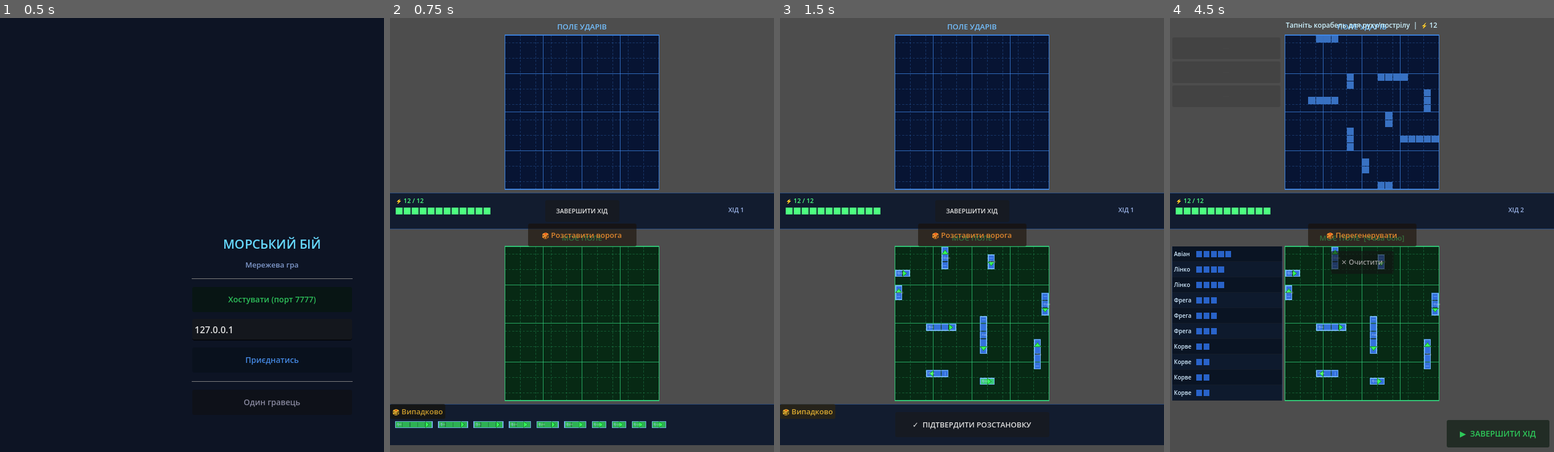
Above: before the commit, frames 1-4 (left to right).
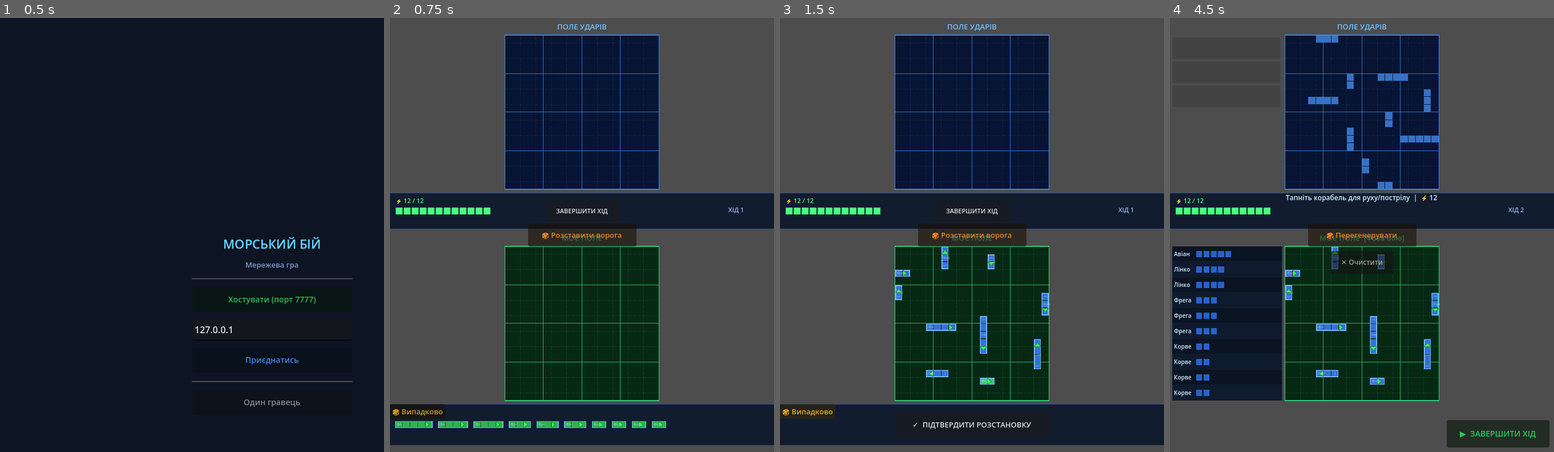
Above: after the commit, the same moments.

Repository: MaanAndrii/sea-battle
Game: Godot game, scene res://LobbyScene.tscn
The game is run twice, just before and just after one commit, with the same random seed, the same clock (stepped at 60 frames per second) and the same inputs.
Inputs:
- Up to frame 1 (0.5 s): no input
- Up to frame 2 (0.75 s): click "Один гравець" at 0.5 s
- Up to frame 3 (1.5 s): click "🎲 Випадково" at 1.25 s
- Up to frame 4 (4.5 s): click "🎲 Розставити ворога" at 2 s; click "🎲 Перегенерувати" at 2.75 s; click "ЗАВЕРШИТИ ХІД" at 3.5 s; click "✓ ПІДТВЕРДИТИ РОЗСТАНОВКУ" at 4.25 s

Frame 1 is identical in both runs. In frame 2, 0.8% of the frame differs, in the area x 30-70%, y 4-88%; in frame 3, 0.8%; in frame 4, 1.2%, in the area x 30-70%, y 0-88%.

Commit message:
Refine minor grid lines to true 1x1 dashed lattice

Diff:
--- /dev/null
+++ b/Scripts/CellState.gd
@@ -0,0 +1,17 @@
+## CellState.gd
+## Shared visual/grid cell-state values used across gameplay scripts.
+extends RefCounted
+
+const GRID_EMPTY := 0
+const GRID_SHIP := 1
+const GRID_BLOCKED := 2
+const GRID_WRECKAGE := 3
+
+const MISS := 5
+const HIT := 6
+const PLANNED_SHOT := 7
+const OLD_HIT := 8
+const NOSE_MARK := 9
+const WRECK := 10
+const WRECK_ZONE := 11
+const BOMB := 12
--- a/Scripts/CombatManager.gd
+++ b/Scripts/CombatManager.gd
@@ -41,6 +41,7 @@
 
 const C_COMMIT = Color(0.2, 0.9, 0.4, 1.0)
 const C_UNDO   = Color(0.6, 0.6, 0.6, 0.9)
+const CellState = preload("res://Scripts/CellState.gd")
 
 # ─────────────────────────────────────────
 #  Ініціалізація
@@ -73,10 +74,11 @@
 
 func _build_ui() -> void:
 	var vp = get_viewport().get_visible_rect().size
+	var hud_top = upper_grid.global_position.y + upper_grid.cell_size * 20.0 + 6.0
 
 	# Статус угорі
 	_status_lbl = Label.new()
-	_status_lbl.position = Vector2(8, 4)
+	_status_lbl.position = Vector2(8, hud_top)
 	_status_lbl.size     = Vector2(vp.x - 16, 22)
 	_status_lbl.add_theme_font_size_override("font_size", 12)
 	_status_lbl.add_theme_color_override("font_color", Color(0.8, 0.95, 1.0))
@@ -85,7 +87,7 @@
 
 	# Інфо про вибраний корабель
 	_info_lbl = Label.new()
-	_info_lbl.position = Vector2(8, vp.y - 100)
+	_info_lbl.position = Vector2(8, hud_top + 20.0)
 	_info_lbl.size     = Vector2(vp.x - 16, 22)
 	_info_lbl.add_theme_font_size_override("font_size", 12)
 	_info_lbl.add_theme_color_override("font_color", Color(1.0, 0.9, 0.5))
@@ -158,9 +160,13 @@
 func _select(ship: Node2D) -> void:
 	# Знімаємо попередній вибір
 	if selected_ship and selected_ship != ship:
+		selected_ship.set("is_selected", false)
+		selected_ship.queue_redraw()
 		ship_mover.call("_deselect")
 
 	selected_ship = ship
+	selected_ship.set("is_selected", true)
+	selected_ship.queue_redraw()
 	shots_left    = turn_manager.shots_for_size(ship.size) - _shots_used(ship)
 
 	# Активуємо ShipMover для руху
@@ -172,6 +178,9 @@
 		drone_manager.set_carrier_ui_visible(true)
 
 func _deselect() -> void:
+	if selected_ship:
+		selected_ship.set("is_selected", false)
+		selected_ship.queue_redraw()
 	selected_ship = null
 	shots_left    = 0
 	ship_mover.call("_deselect")
@@ -193,7 +202,7 @@
 	var cv    = Vector2i(coord.x, coord.y)
 	# Блокуємо стрільбу по уламках
 	var cell_st = upper_grid.cell_state[coord.y][coord.x]
-	if cell_st == 10 or cell_st == 11:
+	if cell_st == CellState.WRECK or cell_st == CellState.WRECK_ZONE:
 		_set_status("⚠ Ця клітинка зайнята уламками!")
 		return
 	if cv in shots:
@@ -211,7 +220,7 @@
 	shots.append(cv)
 	shots_left -= 1
 	# Маркер на верхньому полі
-	upper_grid.set_cell(coord, 7)
+	upper_grid.set_cell(coord, CellState.PLANNED_SHOT)
 	# Мітка на носі корабля
 	selected_ship.set("shoot_marked", true)
 	selected_ship.queue_redraw()
@@ -306,7 +315,7 @@
 func _resolve_shot(coord: Vector2i):
 	# Не стріляємо по уламках (захист від переписування стану 10/11)
 	var existing = upper_grid.cell_state[coord.y][coord.x]
-	if existing == 10 or existing == 11:
+	if existing == CellState.WRECK or existing == CellState.WRECK_ZONE:
 		await get_tree().create_timer(0.1).timeout
 		return
 	var is_hit = false
@@ -319,8 +328,8 @@
 	# mark_hit може виставити state 10 (уламки) якщо корабель потоплено —
 	# не перекриваємо його маркером влучання/промаху
 	var post = upper_grid.cell_state[coord.y][coord.x]
-	if post != 10 and post != 11:
-		upper_grid.set_cell(coord, 6 if is_hit else 5)
+	if post != CellState.WRECK and post != CellState.WRECK_ZONE:
+		upper_grid.set_cell(coord, CellState.HIT if is_hit else CellState.MISS)
 	await get_tree().create_timer(0.1).timeout
 
 # ── Управління маркерами ──────────────────────────────────────
@@ -330,24 +339,24 @@
 	for y in range(20):
 		for x in range(20):
 			match upper_grid.cell_state[y][x]:
-				8: upper_grid.set_cell(Vector2i(x, y), 0)   # старе потьмяніле → зникає
-				6: upper_grid.set_cell(Vector2i(x, y), 8)   # влучання → потьмяніти
-				9: upper_grid.set_cell(Vector2i(x, y), 0)   # ніс минулого ходу → зникає
-				5: upper_grid.set_cell(Vector2i(x, y), 0)   # промах минулого ходу → зникає
+				CellState.OLD_HIT: upper_grid.set_cell(Vector2i(x, y), CellState.GRID_EMPTY)   # старе потьмяніле → зникає
+				CellState.HIT: upper_grid.set_cell(Vector2i(x, y), CellState.OLD_HIT)   # влучання → потьмяніти
+				CellState.NOSE_MARK: upper_grid.set_cell(Vector2i(x, y), CellState.GRID_EMPTY)   # ніс минулого ходу → зникає
+				CellState.MISS: upper_grid.set_cell(Vector2i(x, y), CellState.GRID_EMPTY)   # промах минулого ходу → зникає
 	# Нижнє поле: промахи та маркери влучань ворога старіють
 	for y in range(20):
 		for x in range(20):
 			match lower_grid.cell_state[y][x]:
-				5: lower_grid.set_cell(Vector2i(x, y), 0)   # промах → зникає
-				8: lower_grid.set_cell(Vector2i(x, y), 0)   # потьмяніле влучання → зникає
-				6: lower_grid.set_cell(Vector2i(x, y), 8)   # влучання → потьмяніти
+				CellState.MISS: lower_grid.set_cell(Vector2i(x, y), CellState.GRID_EMPTY)   # промах → зникає
+				CellState.OLD_HIT: lower_grid.set_cell(Vector2i(x, y), CellState.GRID_EMPTY)   # потьмяніле влучання → зникає
+				CellState.HIT: lower_grid.set_cell(Vector2i(x, y), CellState.OLD_HIT)   # влучання → потьмяніти
 				# Стани 10, 11 (уламки) — ніколи не стираємо
 
 func _clear_misses() -> void:
 	for y in range(20):
 		for x in range(20):
-			if upper_grid.cell_state[y][x] == 5:
-				upper_grid.set_cell(Vector2i(x, y), 0)
+			if upper_grid.cell_state[y][x] == CellState.MISS:
+				upper_grid.set_cell(Vector2i(x, y), CellState.GRID_EMPTY)
 
 # ─────────────────────────────────────────
 #  UI оновлення
--- a/Scripts/DroneManager.gd
+++ b/Scripts/DroneManager.gd
@@ -41,6 +41,7 @@
 
 var launch_pending:   bool = false
 var _carrier_ui_on:   bool = false
+var _actions_enabled: bool = true
 
 var _ui_layer:    CanvasLayer  = null
 
@@ -128,9 +129,18 @@
 	if not v and not selected_drone:
 		_hide_drone_controls()
 
+func set_actions_enabled(v: bool) -> void:
+	_actions_enabled = v
+	if not v:
+		launch_pending = false
+		_deselect_drone()
+	_refresh_drone_panel()
+
 ## Called from CombatManager.handle_input for upper-grid clicks.
 ## Returns true if click was consumed (don't treat as shot).
 func handle_upper_click(coord: Vector2i) -> bool:
+	if not _actions_enabled:
+		return false
 	if launch_pending:
 		launch_pending = false
 		_do_launch(coord)
@@ -230,6 +240,7 @@
 # ── Launch & lifecycle ────────────────────────────────────────
 
 func _on_begin_launch() -> void:
+	if not _actions_enabled: return
 	launch_pending = true
 	_deselect_drone()
 	_drone_launch_btn.text    = "🚁 Клікніть на карті"
@@ -266,15 +277,18 @@
 
 func _select_drone(drone) -> void:
 	selected_drone = drone
+	_refresh_selected_drone_highlight()
 	_refresh_drone_controls()
 	_refresh_drone_panel()
 
 func _deselect_drone() -> void:
 	selected_drone = null
+	_refresh_selected_drone_highlight()
 	_hide_drone_controls()
 	_refresh_drone_panel()
 
 func _on_drone_slot_pressed(slot_idx: int) -> void:
+	if not _actions_enabled: return
 	if slot_idx >= _drones.size(): return
 	var drone = _drones[slot_idx]
 	if selected_drone == drone:
@@ -285,6 +299,7 @@
 # ── Movement ──────────────────────────────────────────────────
 
 func _move_selected(dir: Vector2i) -> void:
+	if not _actions_enabled: return
 	if not selected_drone: return
 	var new_pos = selected_drone.pos + dir
 	if not upper_grid.is_valid(new_pos): return
@@ -293,12 +308,14 @@
 	_clear_drone_cell(selected_drone.pos)
 	selected_drone.pos = new_pos
 	upper_grid.set_cell(new_pos, 4)
+	_refresh_selected_drone_highlight()
 	_reveal_area(selected_drone)
 	_refresh_drone_controls()
 
 # ── Bomb ──────────────────────────────────────────────────────
 
 func _on_drop_bomb() -> void:
+	if not _actions_enabled: return
 	if not selected_drone or selected_drone.bombs_left <= 0: return
 	var pos = selected_drone.pos
 	if pos in _own_bombs: return
@@ -397,6 +414,8 @@
 			btn.modulate = C_NO
 
 	var can = _carrier_ui_on and can_launch()
+	if not _actions_enabled:
+		can = false
 	_drone_launch_btn.visible = can
 	if can and not launch_pending:
 		_drone_launch_btn.text    = "🚁 Пустити (%d)" % (MAX_DRONES - _drones_launched)
@@ -436,6 +455,7 @@
 	_bomb_btn.position = _col_pos(cy)
 
 func _refresh_ui_after_age() -> void:
+	_refresh_selected_drone_highlight()
 	if selected_drone:
 		_refresh_drone_controls()
 
@@ -443,6 +463,13 @@
 	for btn in _move_btns: btn.visible = false
 	_bomb_btn.visible = false
 	_info_lbl.visible = false
+
+func _refresh_selected_drone_highlight() -> void:
+	if selected_drone:
+		upper_grid.set_highlight([selected_drone.pos])
+	else:
+		var empty: Array[Vector2i] = []
+		upper_grid.set_highlight(empty)
 
 # ── Positioning ───────────────────────────────────────────────
 
--- a/Scripts/EnemyAI.gd
+++ b/Scripts/EnemyAI.gd
@@ -6,6 +6,7 @@
 extends Node
 
 const ENERGY_PER_TURN = 12
+const CellState = preload("res://Scripts/CellState.gd")
 
 var lower_grid:   Node2D = null   # поле гравця
 var player_model          = null   # GridModel гравця
@@ -25,23 +26,13 @@
 # ── Виконати хід ворога ─────────────────────────────────────
 
 func execute_turn() -> void:
-	print("[EnemyAI] execute_turn: player_model=", player_model != null)
-	if player_model:
-		var count = 0
-		for y in range(20):
-			for x in range(20):
-				if player_model.grid[y][x] == 1: count += 1
-		print("[EnemyAI] клітинок кораблів: ", count)
 	var energy = ENERGY_PER_TURN
-	var shots_this_turn: Array[Vector2i] = []
-
 	while energy > 0:
 		var coord = _pick_target()
 		if coord == Vector2i(-1, -1):
 			break  # всі клітинки вже обстріляні
 
 		shot_history.append(coord)
-		shots_this_turn.append(coord)
 		energy -= 1
 
 		await get_tree().create_timer(0.12).timeout
@@ -59,15 +50,15 @@
 	return Vector2i(-1, -1)
 
 func _resolve(coord: Vector2i) -> void:
-	if player_model.grid[coord.y][coord.x] == 1:
-		player_model.grid[coord.y][coord.x] = 0
+	if player_model.grid[coord.y][coord.x] == CellState.GRID_SHIP:
+		player_model.grid[coord.y][coord.x] = CellState.GRID_EMPTY
 		player_model._rebuild_forbidden()
-		lower_grid.set_cell(coord, 6)
+		lower_grid.set_cell(coord, CellState.HIT)
 		_on_hit(coord)
 	else:
 		var existing = lower_grid.cell_state[coord.y][coord.x]
-		if existing != 10 and existing != 11:
-			lower_grid.set_cell(coord, 5)
+		if existing != CellState.WRECK and existing != CellState.WRECK_ZONE:
+			lower_grid.set_cell(coord, CellState.MISS)
 
 func _on_hit(coord: Vector2i) -> void:
 	for ship in all_ships:
@@ -100,7 +91,7 @@
 		ship_cells.append(Vector2i(c.x, c.y))
 
 	for cv in ship_cells:
-		lower_grid.set_cell(cv, 10)
+		lower_grid.set_cell(cv, CellState.WRECK)
 
 	var adj_cells: Array[Vector2i] = []
 	for cv in ship_cells:
@@ -109,8 +100,8 @@
 				if dx == 0 and dy == 0: continue
 				var nb = Vector2i(cv.x + dx, cv.y + dy)
 				if lower_grid.is_valid(nb) and not ship_cells.has(nb) and not adj_cells.has(nb):
-					if lower_grid.cell_state[nb.y][nb.x] != 10:
-						lower_grid.set_cell(nb, 11)
+					if lower_grid.cell_state[nb.y][nb.x] != CellState.WRECK:
+						lower_grid.set_cell(nb, CellState.WRECK_ZONE)
 					adj_cells.append(nb)
 
 	if player_model:
--- a/Scripts/GameScene_v2.gd
+++ b/Scripts/GameScene_v2.gd
@@ -206,6 +206,7 @@
 			carrier_net, network_opponent, grid_model)
 		combat_manager.set("drone_manager", drone_manager_net)
 		network_opponent.set("drone_manager", drone_manager_net)
+		drone_manager_net.call("set_actions_enabled", _my_turn)
 
 		var hud_btn = hud.get("_end_btn")
 		if hud_btn:
@@ -260,6 +261,7 @@
 		drone_manager_sp.call("setup", upper_grid, lower_grid, turn_manager,
 			carrier_sp, enemy_setup, grid_model)
 		combat_manager.set("drone_manager", drone_manager_sp)
+		drone_manager_sp.call("set_actions_enabled", true)
 
 		# EnemyAI — постріли ворога
 		enemy_ai = Node.new()
@@ -342,10 +344,15 @@
 		network_manager.send_turn(_pending_shots, cm_ships, cm_noses, cm_drone_data)
 		_pending_shots.clear()
 		_my_turn = false
+		var dm = combat_manager.get("drone_manager")
+		if dm:
+			dm.call("set_actions_enabled", false)
 		lower_label.text = "МОЄ ПОЛЕ  [Хід суперника...]"
 		# Чекаємо поки суперник надішле свій хід
 		await network_opponent.opponent_turn_applied
 		_my_turn = true
+		if dm:
+			dm.call("set_actions_enabled", true)
 		lower_label.text = "МОЄ ПОЛЕ  [Фаза бою]"
 		combat_manager.call("resume")
 	else:
--- a/Scripts/GridModel.gd
+++ b/Scripts/GridModel.gd
@@ -6,20 +6,21 @@
 extends RefCounted
 
 const SIZE = 20
+enum CellState { EMPTY, SHIP, BLOCKED, WRECKAGE }
 var grid: Array = []
 
 func _init() -> void:
 	grid = []
 	for y in range(SIZE):
 		var row = []
-		for x in range(SIZE): row.append(0)
+		for x in range(SIZE): row.append(CellState.EMPTY)
 		grid.append(row)
 
 func add_wreckage(cells: Array) -> void:
 	for c in cells:
 		var v = Vector2i(int(c.x), int(c.y))
 		if _in_bounds(v):
-			grid[v.y][v.x] = 3
+			grid[v.y][v.x] = CellState.WRECKAGE
 
 # ── Утиліта: всі клітинки від носа ─────────────────────────
 ## step=0(→): хвіст ліворуч  step=1(↓): хвіст вгору
@@ -38,7 +39,7 @@
 func can_place_from_nose(nose: Vector2i, size: int, step: int) -> bool:
 	for c in cells_from_nose(nose, size, step):
 		if not _in_bounds(c): return false
-		if grid[c.y][c.x] != 0: return false
+		if grid[c.y][c.x] != CellState.EMPTY: return false
 	return true
 
 func can_place_excluding_nose(nose: Vector2i, size: int, step: int,
@@ -53,7 +54,7 @@
 		if not _in_bounds(c): return false
 		var v = Vector2i(c.x, c.y)
 		var gv = grid[c.y][c.x]
-		if (gv == 1 and not own_set.has(v)) or gv == 3:
+		if (gv == CellState.SHIP and not own_set.has(v)) or gv == CellState.WRECKAGE:
 			return false
 	# Перевірка відступу від чужих кораблів
 	for c in new_cells:
@@ -62,7 +63,7 @@
 				if dx == 0 and dy == 0: continue
 				var nb = Vector2i(c.x + dx, c.y + dy)
 				if not _in_bounds(nb): continue
-				if grid[nb.y][nb.x] == 1:
+				if grid[nb.y][nb.x] == CellState.SHIP:
 					if not own_set.has(Vector2i(nb.x, nb.y)):
 						return false
 	return true
@@ -74,32 +75,32 @@
 	for c in cells:
 		if not _in_bounds(c):
 			return []   # не розміщуємо якщо хоч одна клітинка за межами
-	for c in cells: grid[c.y][c.x] = 1
+	for c in cells: grid[c.y][c.x] = CellState.SHIP
 	for c in cells:
 		for dy in range(-1, 2):
 			for dx in range(-1, 2):
 				var nx = c.x + dx
 				var ny = c.y + dy
-				if _in_bounds(Vector2i(nx, ny)) and grid[ny][nx] == 0:
-					grid[ny][nx] = 2
+				if _in_bounds(Vector2i(nx, ny)) and grid[ny][nx] == CellState.EMPTY:
+					grid[ny][nx] = CellState.BLOCKED
 	return cells
 
 # ── Сумісність: старий place (від лівої/верхньої) ───────────
 func can_place(coord: Vector2i, size: int, horizontal: bool) -> bool:
 	for c in get_cells(coord, size, horizontal):
 		if not _in_bounds(c): return false
-		if grid[c.y][c.x] != 0: return false
+		if grid[c.y][c.x] != CellState.EMPTY: return false
 	return true
 
 func place(coord: Vector2i, size: int, horizontal: bool) -> Array[Vector2i]:
 	var cells = get_cells(coord, size, horizontal)
-	for c in cells: grid[c.y][c.x] = 1
+	for c in cells: grid[c.y][c.x] = CellState.SHIP
 	for c in cells:
 		for dy in range(-1, 2):
 			for dx in range(-1, 2):
 				var nx = c.x + dx; var ny = c.y + dy
-				if _in_bounds(Vector2i(nx, ny)) and grid[ny][nx] == 0:
-					grid[ny][nx] = 2
+				if _in_bounds(Vector2i(nx, ny)) and grid[ny][nx] == CellState.EMPTY:
+					grid[ny][nx] = CellState.BLOCKED
 	return cells
 
 func can_place_excluding(coord: Vector2i, size: int, horizontal: bool,
@@ -110,7 +111,7 @@
 	for c in new_cells:
 		if not _in_bounds(c): return false
 		var gv = grid[c.y][c.x]
-		if (gv == 1 and not own_set.has(Vector2i(c.x, c.y))) or gv == 3:
+		if (gv == CellState.SHIP and not own_set.has(Vector2i(c.x, c.y))) or gv == CellState.WRECKAGE:
 			return false
 	for c in new_cells:
 		for dy in range(-1, 2):
@@ -118,14 +119,14 @@
 				if dx == 0 and dy == 0: continue
 				var nb = Vector2i(c.x + dx, c.y + dy)
 				if not _in_bounds(nb): continue
-				if grid[nb.y][nb.x] == 1:
+				if grid[nb.y][nb.x] == CellState.SHIP:
 					if not own_set.has(Vector2i(nb.x, nb.y)):
 						return false
 	return true
 
 # ── Видалення ───────────────────────────────────────────────
 func remove(cells: Array) -> void:
-	for c in cells: grid[c.y][c.x] = 0
+	for c in cells: grid[c.y][c.x] = CellState.EMPTY
 	_rebuild_forbidden()
 
 # ── Утиліти ─────────────────────────────────────────────────
@@ -142,12 +143,12 @@
 func _rebuild_forbidden() -> void:
 	for y in range(SIZE):
 		for x in range(SIZE):
-			if grid[y][x] == 2: grid[y][x] = 0
+			if grid[y][x] == CellState.BLOCKED: grid[y][x] = CellState.EMPTY
 	for y in range(SIZE):
 		for x in range(SIZE):
-			if grid[y][x] == 1:
+			if grid[y][x] == CellState.SHIP:
 				for dy in range(-1, 2):
 					for dx in range(-1, 2):
 						var nx = x + dx; var ny = y + dy
-						if _in_bounds(Vector2i(nx, ny)) and grid[ny][nx] == 0:
-							grid[ny][nx] = 2
+						if _in_bounds(Vector2i(nx, ny)) and grid[ny][nx] == CellState.EMPTY:
+							grid[ny][nx] = CellState.BLOCKED
--- a/Scripts/GridRenderer.gd
+++ b/Scripts/GridRenderer.gd
@@ -67,29 +67,33 @@
 
 func _draw_grid_lines(total: float) -> void:
 	var c = grid_color
+	var minor_color = Color(c.r, c.g, c.b, 0.18)
+	var major_color = Color(c.r, c.g, c.b, 0.78)
 
 	for y in range(GRID_SIZE + 1):
 		var start = Vector2(0,     y * cell_size)
 		var end   = Vector2(total, y * cell_size)
 		if y % 5 == 0:
 			# Акцентна — суцільна яскрава
-			draw_line(start, end, Color(c.r, c.g, c.b, 0.75), 1.0)
+			draw_line(start, end, major_color, 1.0)
 		else:
 			# Звичайна — пунктир
-			_draw_dashed(start, end, Color(c.r, c.g, c.b, 0.28), 0.5)
+			_draw_dashed(start, end, minor_color, 0.8)
 
 	for x in range(GRID_SIZE + 1):
 		var start = Vector2(x * cell_size, 0)
 		var end   = Vector2(x * cell_size, total)
 		if x % 5 == 0:
-			draw_line(start, end, Color(c.r, c.g, c.b, 0.75), 1.0)
+			draw_line(start, end, major_color, 1.0)
 		else:
-			_draw_dashed(start, end, Color(c.r, c.g, c.b, 0.28), 0.5)
+			_draw_dashed(start, end, minor_color, 0.8)
 
 ## Пунктирна лінія: штрих/проміжок залежить від розміру клітинки
 func _draw_dashed(from: Vector2, to: Vector2, color: Color, width: float) -> void:
-	var dash      = max(2.0, cell_size * 0.28)
-	var gap       = max(1.5, cell_size * 0.18)
+	# Дуже дрібний пунктир щоб чітко читалась саме 1×1 сітка,
+	# без візуального ефекту "кроку 2×2".
+	var dash      = max(1.0, cell_size * 0.10)
+	var gap       = max(1.0, cell_size * 0.10)
 	var dir       = (to - from).normalized()
 	var remaining = from.distance_to(to)
 	var cur       = from
--- a/Scripts/NetworkOpponent.gd
+++ b/Scripts/NetworkOpponent.gd
@@ -141,8 +141,7 @@
 	# Показуємо носи кораблів суперника на нашій прицільній карті
 	for nose_arr in (turn.get("noses", []) as Array):
 		var nose := Vector2i(nose_arr[0], nose_arr[1])
-		if upper_grid.cell_state[nose.y][nose.x] == 0:
-			upper_grid.set_cell(nose, 9)
+		upper_grid.set_cell(nose, 9)
 
 	_opponent_turn_ready = true
 	opponent_turn_applied.emit()
--- a/Scripts/Ship.gd
+++ b/Scripts/Ship.gd
@@ -16,6 +16,7 @@
 var damaged_sections: Array  = []   # Array[bool], size = size, index 0 = ніс
 var shoot_marked:     bool   = false
 var has_moved:        bool   = false
+var is_selected:      bool   = false
 var cell_size:        float  = 16.0
 
 ## Є хоча б одна уражена секція
@@ -39,6 +40,7 @@
 const C_NOSE_NORMAL  = Color(0.20, 1.00, 0.35, 1.00)
 const C_NOSE_SHOT    = Color(1.00, 0.18, 0.10, 1.00)
 const C_STERN_LINE   = Color(0.50, 0.68, 1.00, 0.75)
+const C_SELECTED_GLOW = Color(1.00, 0.95, 0.35, 0.95)
 
 func setup(p_name: String, p_size: int, p_cell_size: float) -> void:
 	ship_name = p_name
@@ -162,6 +164,9 @@
 	var bw = 2.0 if (is_placed and damaged) else 1.2
 	draw_rect(Rect2(m, m, ps.x-m*2, ps.y-m*2),
 		C_BORDER_DMG if damaged else C_BORDER, false, bw)
+	if is_selected and is_placed and not sunk:
+		draw_rect(Rect2(m - 1.5, m - 1.5, ps.x - (m - 1.5) * 2, ps.y - (m - 1.5) * 2),
+			C_SELECTED_GLOW, false, 2.6)
 
 	# Ніс і корма
 	_draw_nose(ps)
